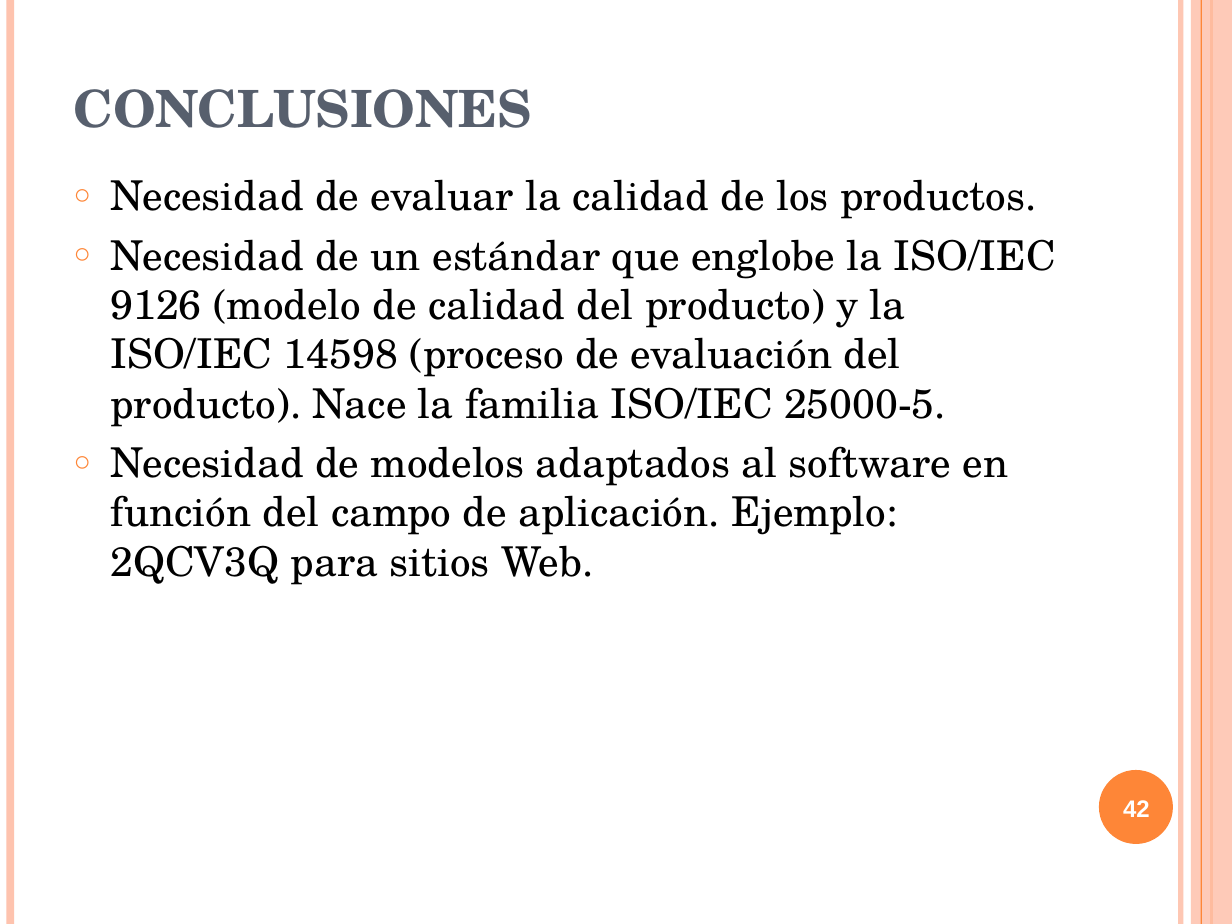
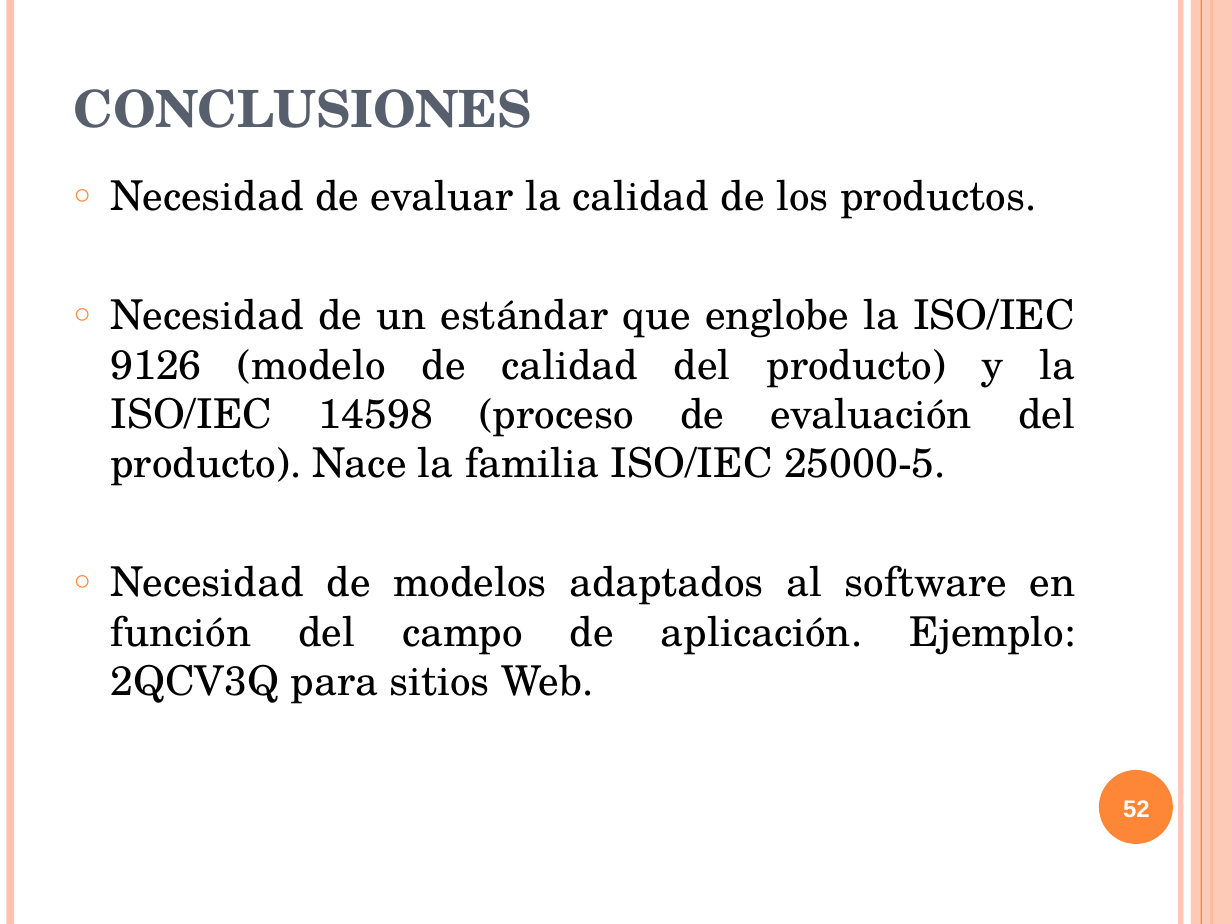
Before and after one commit to txedo/isi-auditoria, a slide deck: slide 52 of calidad/Trabajo/presentacion/presentacionCalidad.ppt (slide 42 before the commit). Drawn at 1232x924 pixels with LibreOffice and Linux fonts; fonts in the diff are those of the drawing. Boxes give left, top, right and bottom in pixels: in the first picture for what was removed or moved away, otherwise in the second. Text is boxed around its words. In the diff, an @@ line names an element or a change of style, - is before the commit and + after.

Commit message:
Calidad:    * Modificada y terminada mi parte

```diff
--- a/calidad/Trabajo/presentacion/presentacionCalidad.ppt
+++ b/calidad/Trabajo/presentacion/presentacionCalidad.ppt
@@ text "Necesidad de evaluar la calidad ..." at (x1=110, y1=179, x2=1076, y2=704): alignment left to justified @@
@@ page number at (x1=1123, y1=800, x2=1150, y2=818): text changed @@
-42
+52
```
Also in this commit, not shown: 5 other slides changed, 10 slides added.
